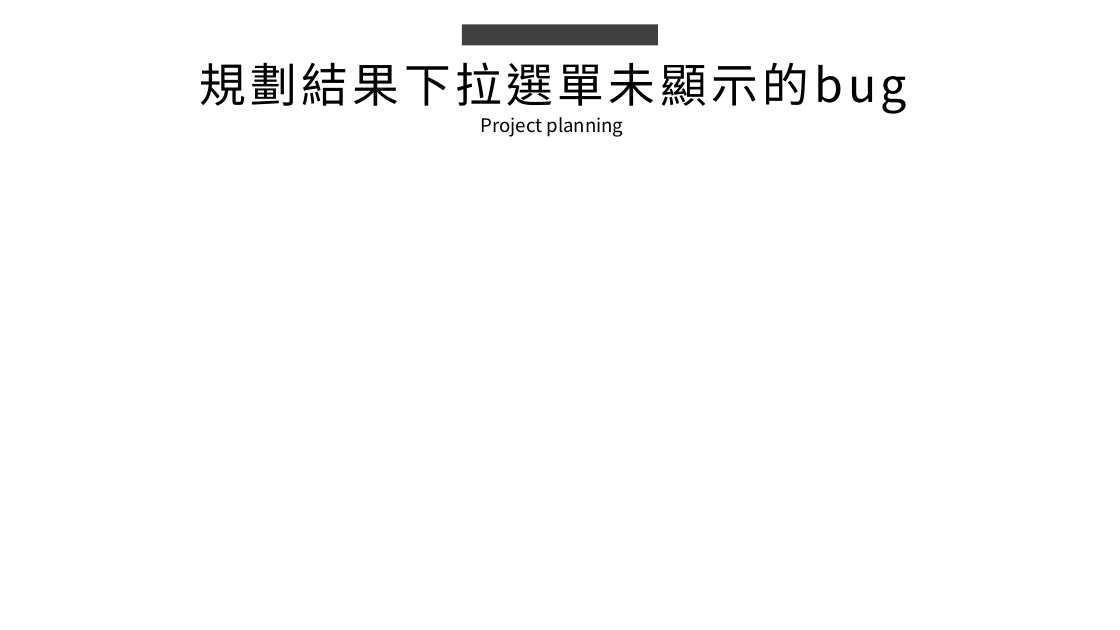
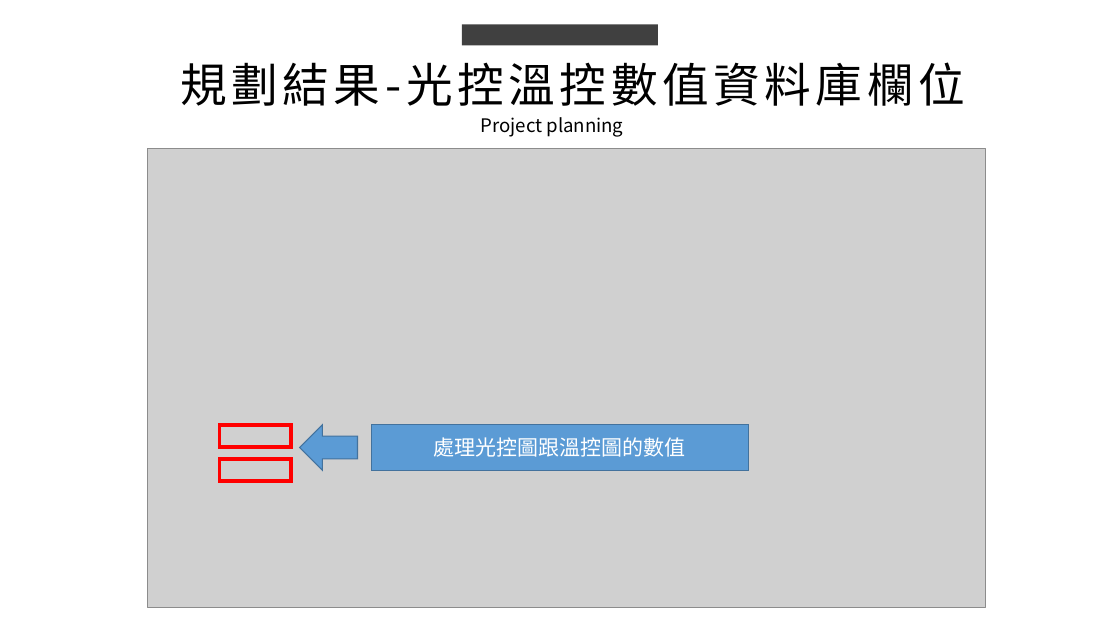
Before and after one commit to king637324/KnowledgeGreenhouseSystem, a slide deck: slide 3 of 工作日報_葉柏漢/2021.10/2021.10.18(加班)_2021.10.19工作日報_葉柏漢.pptx. Drawn at 1120x630 pixels with LibreOffice and Linux fonts; fonts in the diff are those of the drawing; grey boxes stand for pictures. Boxes give left, top, right and bottom in pixels: in the first picture for what was removed or moved away, otherwise in the second. Text is boxed around its words. In the diff, an @@ line names an element or a change of style, - is before the commit and + after.

```diff
--- a/工作日報_葉柏漢/2021.10/2021.10.18(加班)_2021.10.19工作日報_葉柏漢.pptx
+++ b/工作日報_葉柏漢/2021.10/2021.10.18(加班)_2021.10.19工作日報_葉柏漢.pptx
@@ text at bbox=[180, 62, 965, 106]: text changed @@
-規劃結果下拉選單未顯示的bug
+規劃結果-光控溫控數值資料庫欄位
@@ picture added at bbox=[147, 148, 986, 607] @@
@@ rectangle added at bbox=[219, 425, 291, 447], outline #FF0000 3 pt @@
@@ right arrow added at bbox=[300, 425, 358, 471], fill #5B9BD5, outline #43739E 1 pt @@
@@ rectangle added at bbox=[372, 425, 749, 471], fill #5B9BD5, outline #43739E 1 pt, 18 pt, text #FFFFFF @@
+處理光控圖跟溫控圖的數值
@@ rectangle added at bbox=[219, 460, 291, 481], outline #FF0000 3 pt @@
```
Also in this commit, not shown: 1 other slide changed, 2 slides added, 6 other files.
